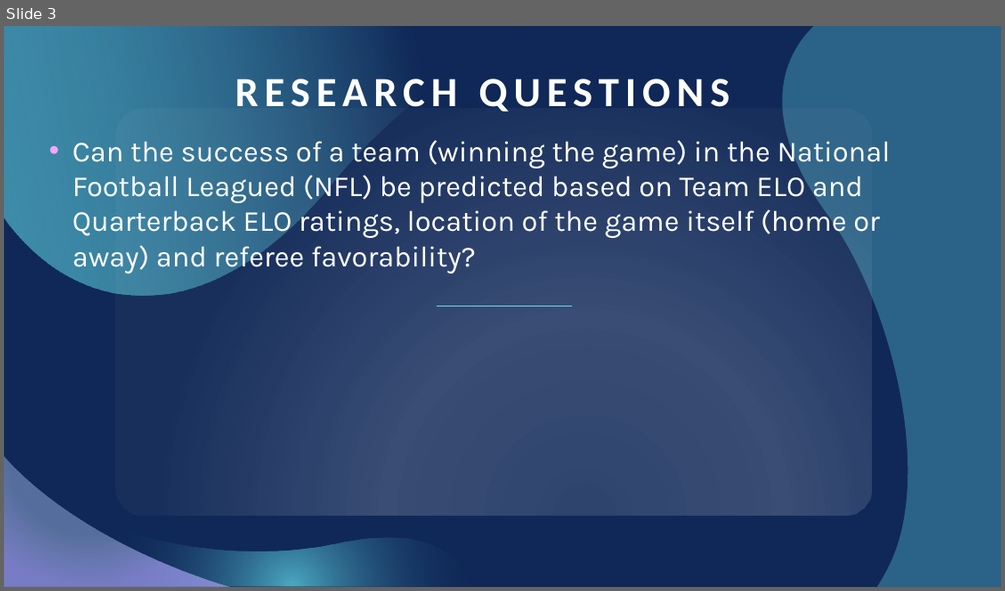
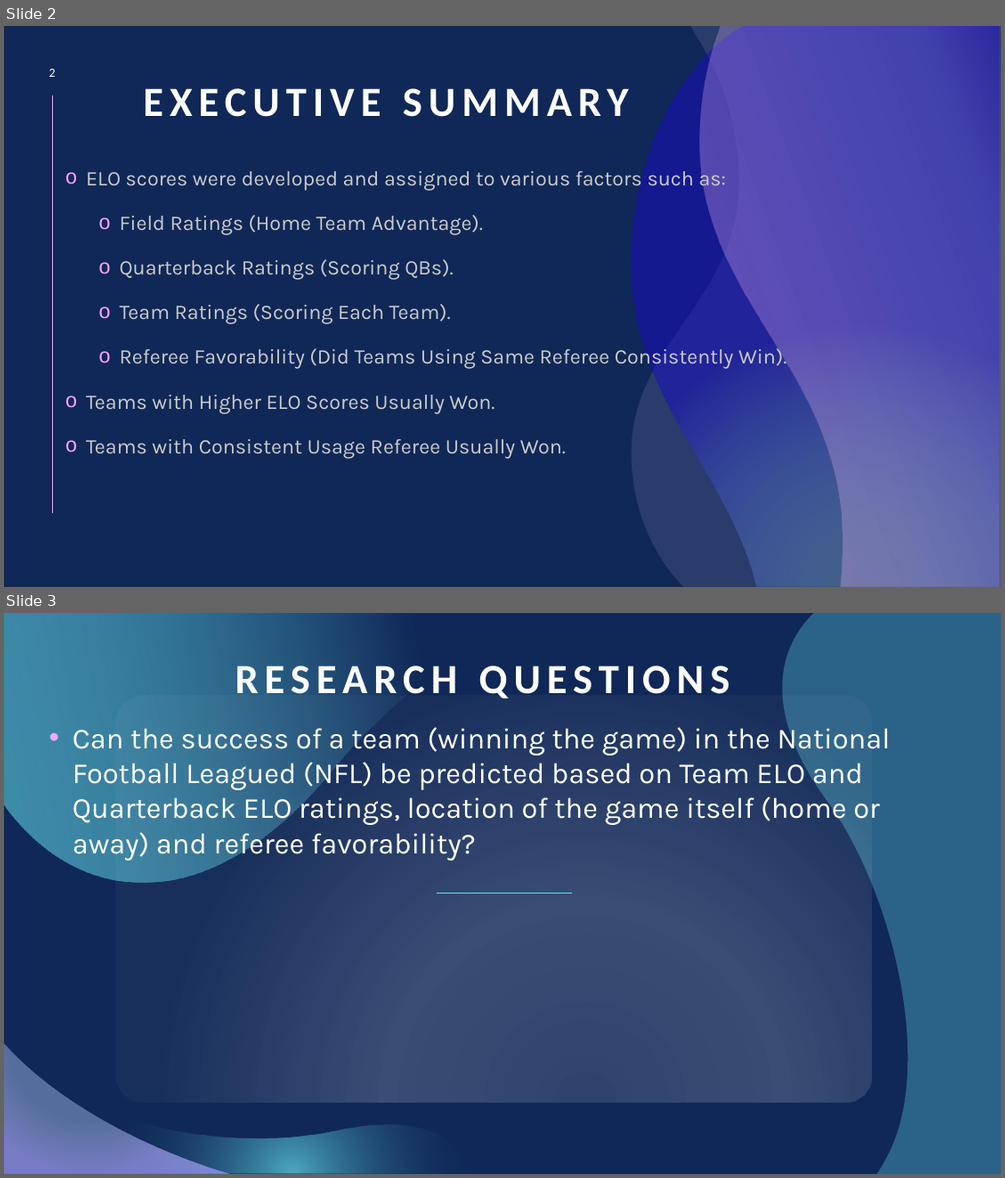
Before and after one commit to itsakcode/healthcare_project, a slide deck: Project_2_Presentation.pptx. Shown one above the other, each under a label of ours: slide 3 before the commit, slides 2 and 3 after it. The pictures are 1005x591 and 1005x1178 pixels, drawn with LibreOffice and Linux fonts; fonts in the diff are those of the drawing. Boxes give left, top, right and bottom in pixels: in the first picture for what was removed or moved away, otherwise in the second. Text is boxed around its words. In the diff, an @@ line names an element or a change of style, - is before the commit and + after.

```diff
--- a/Project_2_Presentation.pptx
+++ b/Project_2_Presentation.pptx
@@ slide 2 added at box(4, 26, 1001, 587), background #102857 @@
@@ freeform shape added at box(631, 26, 1001, 587), fill #C3B9F2 at 14% opacity @@
@@ freeform shape added at box(631, 26, 999, 587), fill gradient #92CDF0 to #180DC2 @@
@@ freeform shape added at box(699, 26, 1001, 587), fill gradient #F6A6F4 to #C3B9F2 @@
@@ page number added at box(49, 69, 56, 77), 12 pt, text #FFFFFF @@
+2
@@ line added from (53, 95) to (53, 514), #F6A6F4 0.5 pt @@
@@ title added at box(143, 88, 629, 117), 40 pt, text #FFFFFF, bold @@
+EXECUTIVE SUMMARY
@@ text added at box(86, 167, 786, 458), 20 pt, text #CCCCCC @@
+o ELO scores were developed and assigned to various factors such as:
+  o Field Ratings (Home Team Advantage).
+  o Quarterback Ratings (Scoring QBs).
+  o Team Ratings (Scoring Each Team).
+  o Referee Favorability (Did Teams Using Same Referee Consistently Win).
+o Teams with Higher ELO Scores Usually Won.
+o Teams with Consistent Usage Referee Usually Won.
```
Also in this commit, not shown: 11 slides changed, 1 other slide added, 1 slide removed.
